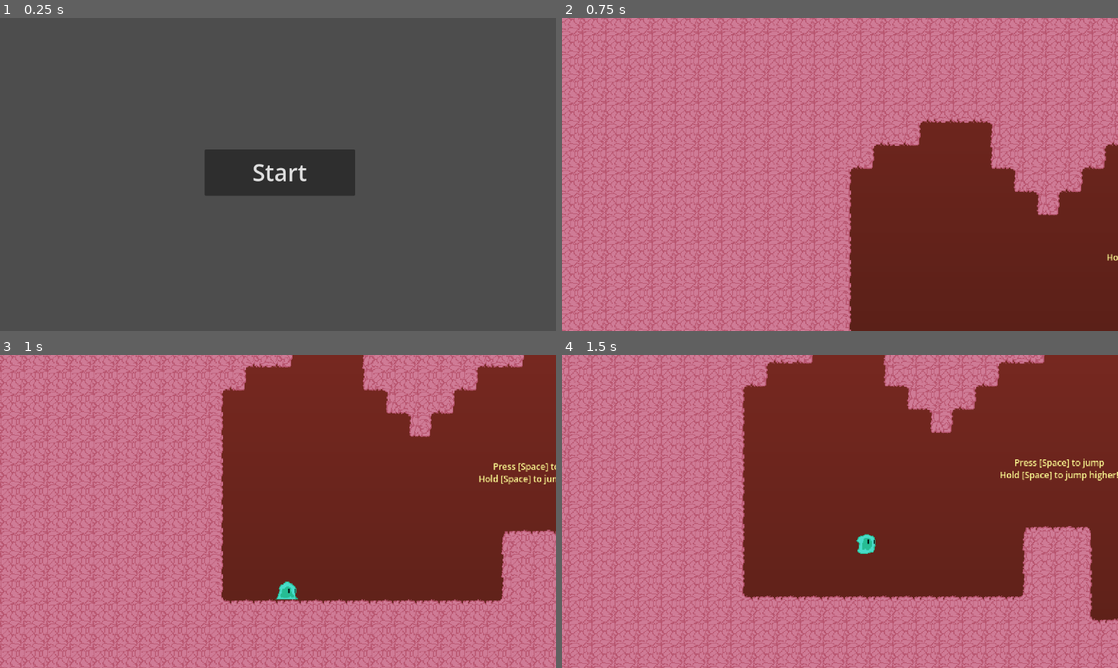
Above: before the commit, frames 1-4 (two rows, left to right).
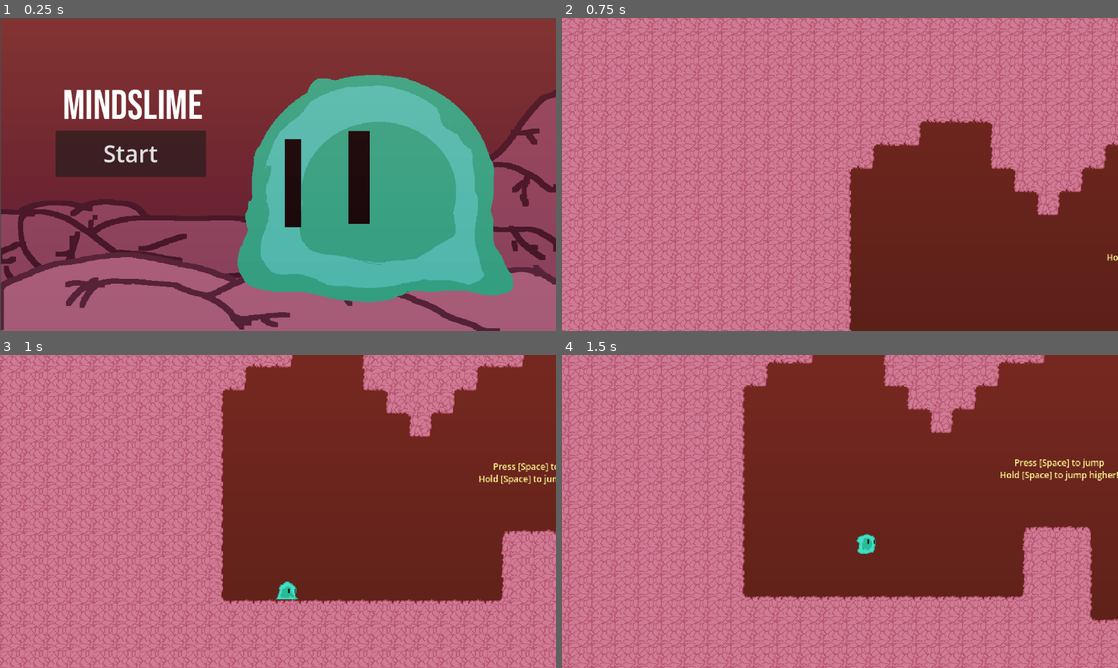
Above: after the commit, the same moments.

Repository: HeyItsEquin/Platformer
Game: Godot game, scene res://MainMenu.tscn
The game is run twice, just before and just after one commit, with the same random seed, the same clock (stepped at 60 frames per second) and the same inputs.
Inputs:
- Up to frame 1 (0.25 s): no input
- Up to frame 2 (0.75 s): click "Start" at 0.5 s
- Up to frame 3 (1 s): no input
- Up to frame 4 (1.5 s): tap Space at 1.25 s; hold D (move_right) from 1.28 s (still down); hold Ctrl (burrow) from 1.28 s (still down)

The runs differ from the first frame. In frame 1, 100% of the frame differs, in the area x 0-100%, y 0-100%; in frame 2, nothing differs; in frame 3, nothing differs; in frame 4, nothing differs.

Commit message:
Finished main menu, added Bebas Neue font

Diff:
--- a/MainMenu.tscn
+++ b/MainMenu.tscn
@@ -1,6 +1,8 @@
 [gd_scene format=3 uid="uid://dwsvrdr6egww5"]
 
 [ext_resource type="Script" uid="uid://j4v6tyagsd1s" path="res://main_menu.gd" id="1_i26rj"]
+[ext_resource type="Texture2D" uid="uid://dyaqvpxofteuj" path="res://Assets/sprites/background/TitleScreen.png" id="2_eiy7p"]
+[ext_resource type="FontFile" uid="uid://bbr8jbmqq0a0k" path="res://Assets/Fonts/BebasNeue-Regular.ttf" id="3_h7a2f"]
 
 [sub_resource type="Theme" id="Theme_kjwba"]
 default_font_size = 48
@@ -16,11 +18,29 @@
 
 [node name="Button" type="Button" parent="." unique_id=33670807]
 layout_mode = 0
-offset_left = 424.0
-offset_top = 272.0
-offset_right = 736.0
-offset_bottom = 368.0
+offset_left = 115.0
+offset_top = 233.0
+offset_right = 427.0
+offset_bottom = 329.0
 theme = SubResource("Theme_kjwba")
 text = "Start"
 
+[node name="TitleScreen" type="Sprite2D" parent="." unique_id=707390494]
+z_index = -3
+position = Vector2(577, 324.99997)
+scale = Vector2(1.1230469, 1.1215278)
+texture = ExtResource("2_eiy7p")
+
+[node name="RichTextLabel" type="RichTextLabel" parent="." unique_id=922051062]
+layout_mode = 0
+offset_left = 45.0
+offset_top = 128.0
+offset_right = 506.0
+offset_bottom = 239.0
+theme_override_fonts/normal_font = ExtResource("3_h7a2f")
+theme_override_font_sizes/normal_font_size = 86
+text = "Mindslime"
+horizontal_alignment = 1
+vertical_alignment = 1
+
 [connection signal="pressed" from="Button" to="." method="_on_button_pressed"]
--- a/Scenes/Level1/Level1.tscn
+++ b/Scenes/Level1/Level1.tscn
@@ -86,7 +86,7 @@
 [node name="ForegroundTiles" type="TileMapLayer" parent="." unique_id=259277065 groups=["Terrain"]]
 use_parent_material = true
 position = Vector2(536, 1168)
-tile_map_data = PackedByteArray("AAD+//D/AQABAAAAAAACAPD/AQA …(24936 unchanged characters)… aANT/AQAAAAAAAAAaANX/AQAAAAAAAAAQAMH/AQADAAAAAAAQAML/AQADAAAAAAAQAMP/AQAAAAAAAAAQAMT/AQAAAAAAAAAQ …(62770 unchanged characters)…
+tile_map_data = PackedByteArray("AAD+//D/AQABAAAAAAACAPD/AQA …(24936 unchanged characters)… aANT/AQAAAAAAAAAaANX/AQAAAAAAAAAQAMH/AQAAAAAAAAAQAML/AQAAAAAAAAAQAMP/AQAAAAAAAAAQAMT/AQAAAAAAAAAQ …(62770 unchanged characters)…
 tile_set = SubResource("TileSet_vxb1s")
 
 [node name="PlayerSpawn" type="Node2D" parent="." unique_id=1422003376]
Binary file added: Assets/Fonts/BebasNeue-Regular.ttf
Not shown, added: Assets/Fonts/BebasNeue-Regular.ttf.import
Not shown, added: Assets/sprites/background/TitleScreen.png.import
